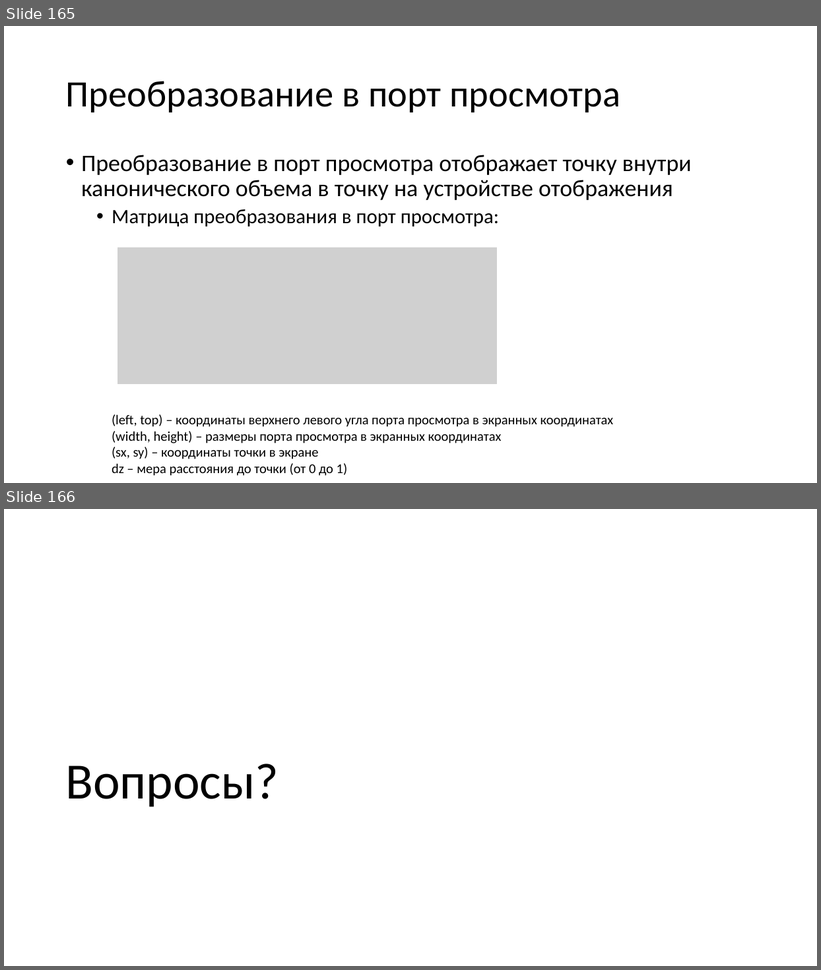
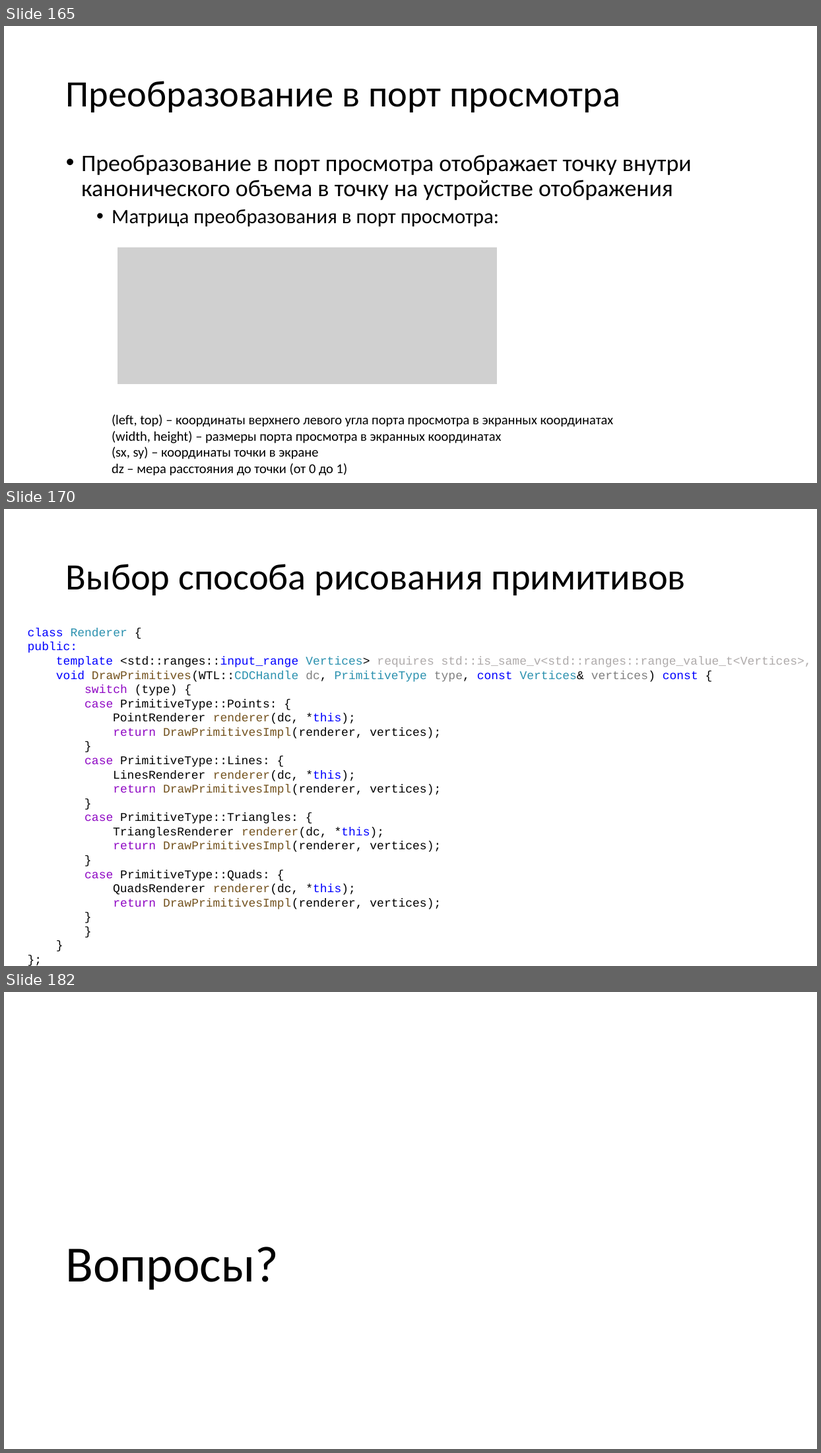
Before and after one commit to alexey-malov/cg-course, a slide deck: lectures/04/04 - Векторный анализ, трансформации и матрицы.pptx. Shown one above the other, each under a label of ours: slides 165 and 166 before the commit, slides 165, 170 and 182 after it; the slides between them are not shown. The pictures are 821x970 and 821x1453 pixels, drawn with LibreOffice and Linux fonts; fonts in the diff are those of the drawing; grey boxes stand for pictures. Boxes give left, top, right and bottom in pixels: in the first picture for what was removed or moved away, otherwise in the second. Text is boxed around its words. In the diff, an @@ line names an element or a change of style, - is before the commit and + after.

```diff
--- a/lectures/04/04 - Векторный анализ, трансформации и матрицы.pptx
+++ b/lectures/04/04 - Векторный анализ, трансформации и матрицы.pptx
@@ slide 170 added at box(4, 509, 817, 966), background #FFFFFF @@
@@ title added at box(66, 564, 686, 595), 44 pt, text #000000 @@
+Выбор способа рисования примитивов
@@ text added at box(28, 628, 812, 910), 14 pt, text #000000 @@
+class Renderer {
+public:
+template <std::ranges::input_range Vertices> requires std::is_same_v<std::ranges::range_value_t<Vertices>, Vertex>
+void DrawPrimitives(WTL::CDCHandle dc, PrimitiveType type, const Vertices& vertices) const {
+switch (type) {
+case PrimitiveType::Points: {
+PointRenderer renderer(dc, *this);
+return DrawPrimitivesImpl(renderer, vertices);
+}
+case PrimitiveType::Lines: {
+LinesRenderer renderer(dc, *this);
+return DrawPrimitivesImpl(renderer, vertices);
+}
+case PrimitiveType::Triangles: {
+TrianglesRenderer renderer(dc, *this);
+return DrawPrimitivesImpl(renderer, vertices);
+}
+case PrimitiveType::Quads: {
+QuadsRenderer renderer(dc, *this);
+return DrawPrimitivesImpl(renderer, vertices);
+}
+}
+}
+};
@@ what was slide 166 is now slide 182 @@
```
Also in this commit, not shown: 2 slides changed, 15 other slides added.
